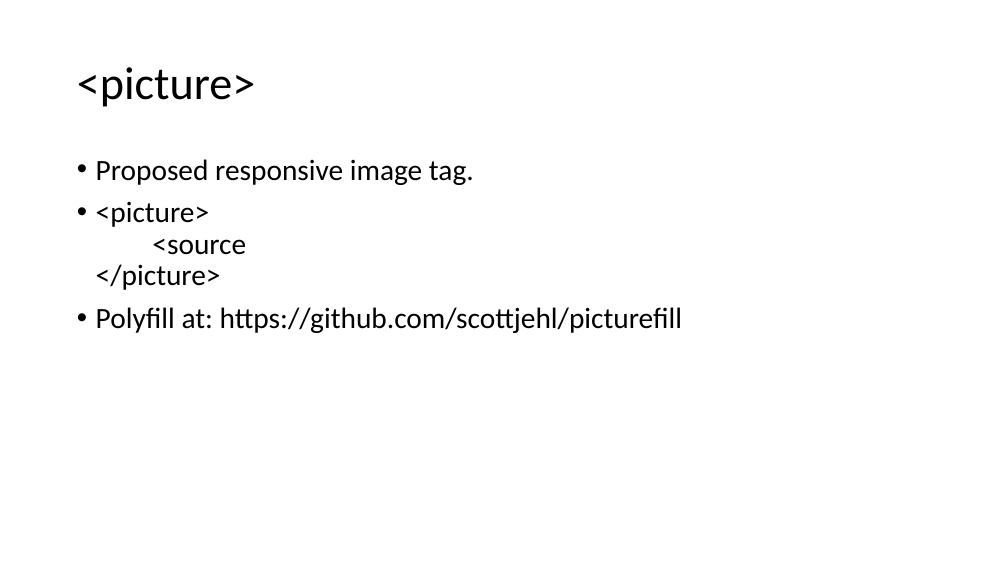
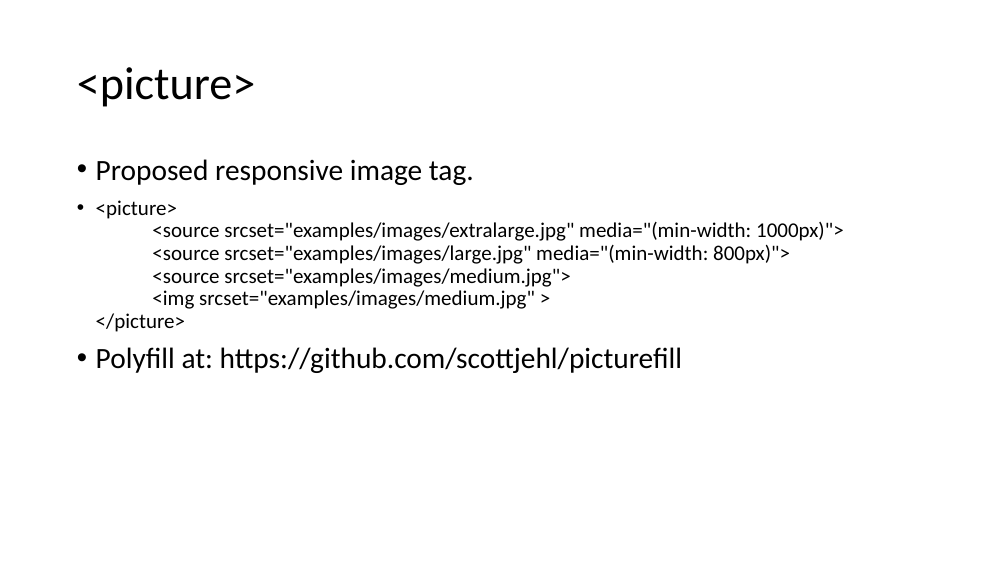
Before and after one commit to mlybrand/ResponsiveWebDesign, a slide deck: slide 4 of presentation/ResponsiveWebDesign.pptx. Drawn at 1008x567 pixels with LibreOffice and Linux fonts; fonts in the diff are those of the drawing. Boxes give left, top, right and bottom in pixels: in the first picture for what was removed or moved away, otherwise in the second. Text is boxed around its words. In the diff, an @@ line names an element or a change of style, - is before the commit and + after.

Commit message:
picture fill slide

```diff
--- a/presentation/ResponsiveWebDesign.pptx
+++ b/presentation/ResponsiveWebDesign.pptx
@@ text at (x1=96, y1=200, x2=844, y2=332): text changed; size 28 to 20 pt @@
-• <picture>
-  <source
-  </picture>
+• <picture>
+  <source srcset="examples/images/extralarge.jpg" media="(min-width: 1000px)">
+  <source srcset="examples/images/large.jpg" media="(min-width: 800px)">
+  <source srcset="examples/images/medium.jpg">
+  <img srcset="examples/images/medium.jpg" >
+  </picture>
```
